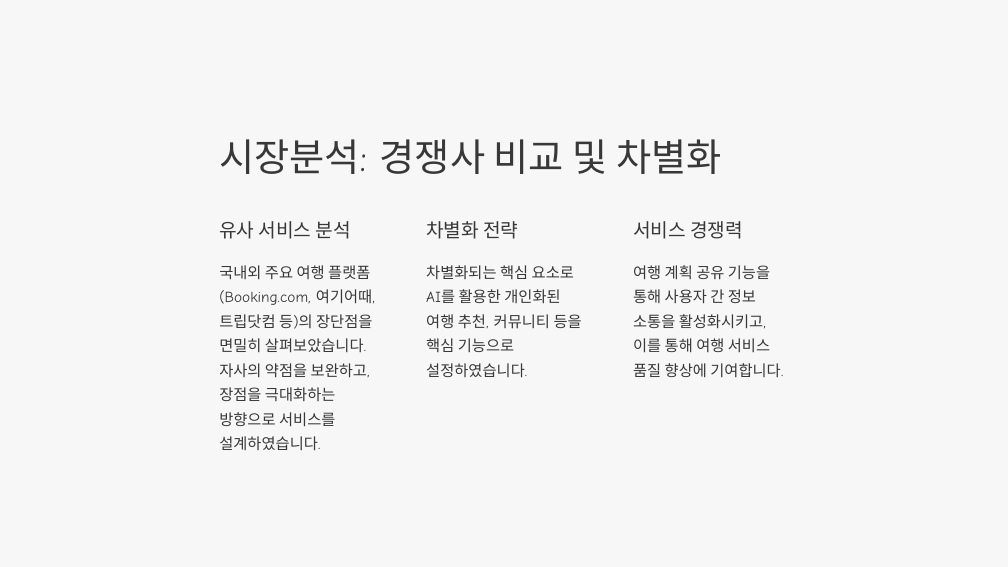
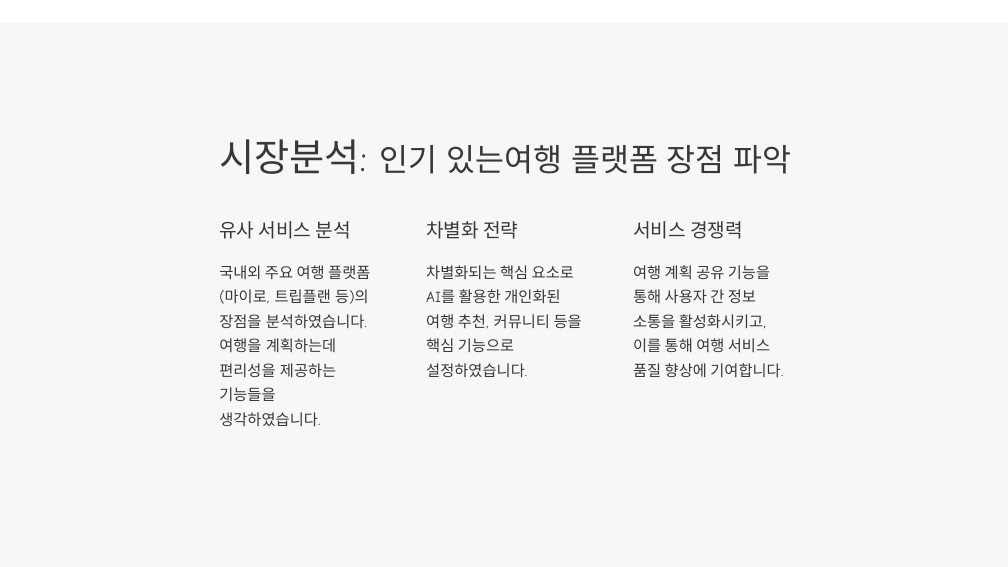
Before and after one commit to TL-travelink/travelink, a slide deck: slide 5 of docs/발표.pptx. Drawn at 1008x567 pixels with LibreOffice and Linux fonts; fonts in the diff are those of the drawing. Boxes give left, top, right and bottom in pixels: in the first picture for what was removed or moved away, otherwise in the second. Text is boxed around its words. In the diff, an @@ line names an element or a change of style, - is before the commit and + after.

```diff
--- a/docs/발표.pptx
+++ b/docs/발표.pptx
@@ rectangle: place and size @@
-rectangle at box(0, 0, 1008, 567)
+rectangle at box(0, 24, 1008, 567)
@@ rectangle added at box(0, 24, 1008, 567), fill #D9D9D9 @@
@@ text at box(219, 139, 792, 174): text changed; size 43.7 to 36 pt @@
-시장분석: 경쟁사 비교 및 차별화
+시장분석: 인기 있는여행 플랫폼 장점 파악
@@ text at box(219, 265, 370, 427): text changed @@
-국내외 주요 여행 플랫폼(Booking.com, 여기어때, 트립닷컴 등)의 장단점을 면밀히 살펴보았습니다. 자사의 약점을 보완하고, 장점을 극대화하는 방향으로 서비스를 설계하였습니다.
+국내외 주요 여행 플랫폼(마이로, 트립플랜 등)의 장점을 분석하였습니다. 여행을 계획하는데 편리성을 제공하는 기능들을 생각하였습니다.
```
Also in this commit, not shown: 3 other slides changed.
